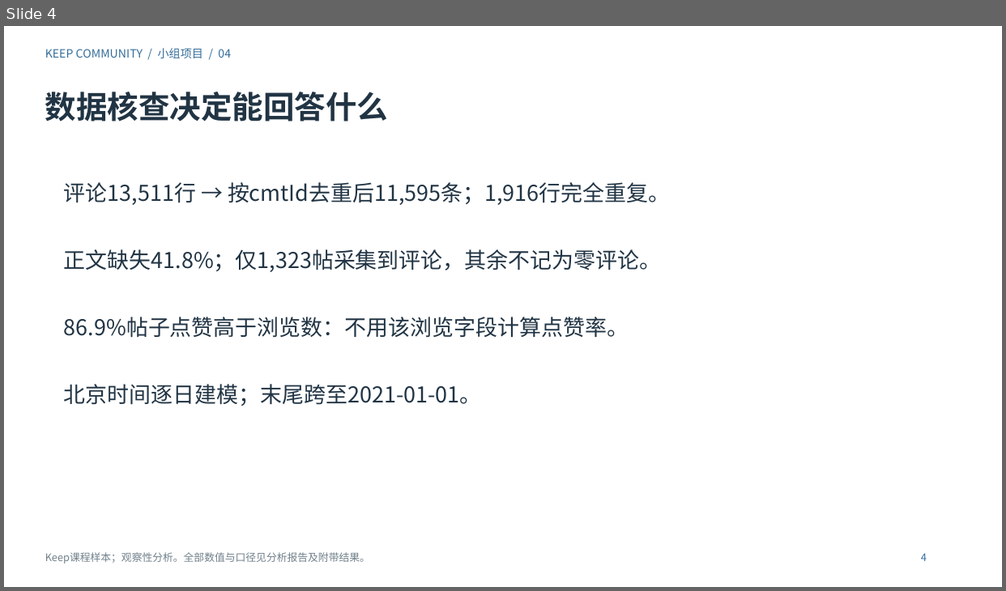
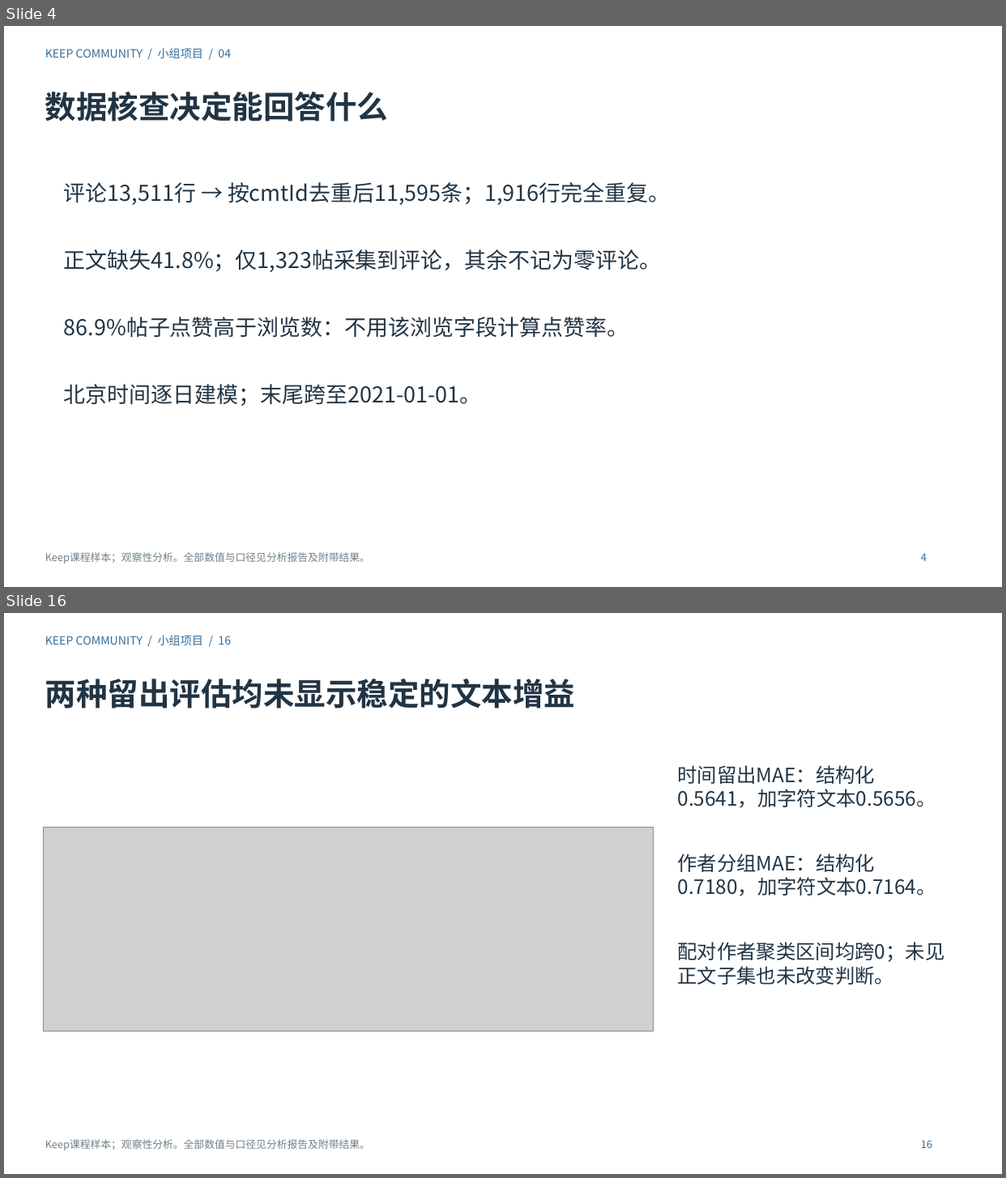
Before and after one commit to Charlie-ChenLin/keep-community-analysis, a slide deck: 演示文稿.pptx. Shown one above the other, each under a label of ours: slide 4 before the commit, slides 4 and 16 after it; the slides between them are not shown. The pictures are 1006x591 and 1006x1178 pixels, drawn with LibreOffice and Linux fonts; fonts in the diff are those of the drawing; grey boxes stand for pictures. Boxes give left, top, right and bottom in pixels: in the first picture for what was removed or moved away, otherwise in the second. Text is boxed around its words. In the diff, an @@ line names an element or a change of style, - is before the commit and + after.

```diff
--- a/演示文稿.pptx
+++ b/演示文稿.pptx
@@ slide 16 added at (x1=4, y1=613, x2=1002, y2=1174), background #FFFFFF @@
@@ text added at (x1=45, y1=635, x2=231, y2=645), 11 pt, text #356D9A @@
+KEEP COMMUNITY / 小组项目 / 16
@@ text added at (x1=45, y1=679, x2=575, y2=709), 30 pt, text #213444, bold @@
+两种留出评估均未显示稳定的文本增益
@@ text added at (x1=678, y1=765, x2=945, y2=985), 19 pt, text #213444 @@
+时间留出MAE：结构化0.5641，加字符文本0.5656。
+作者分组MAE：结构化0.7180，加字符文本0.7164。
+配对作者聚类区间均跨0；未见正文子集也未改变判断。
@@ picture added at (x1=44, y1=827, x2=654, y2=1032) @@
@@ text added at (x1=45, y1=1139, x2=370, y2=1151), 10 pt, text #71818B @@
+Keep课程样本；观察性分析。全部数值与口径见分析报告及附带结果。
@@ text added at (x1=921, y1=1140, x2=932, y2=1148), 10 pt, text #356D9A @@
+16
```
Also in this commit, not shown: 13 slides changed, 6 other slides added, 57 other files.
